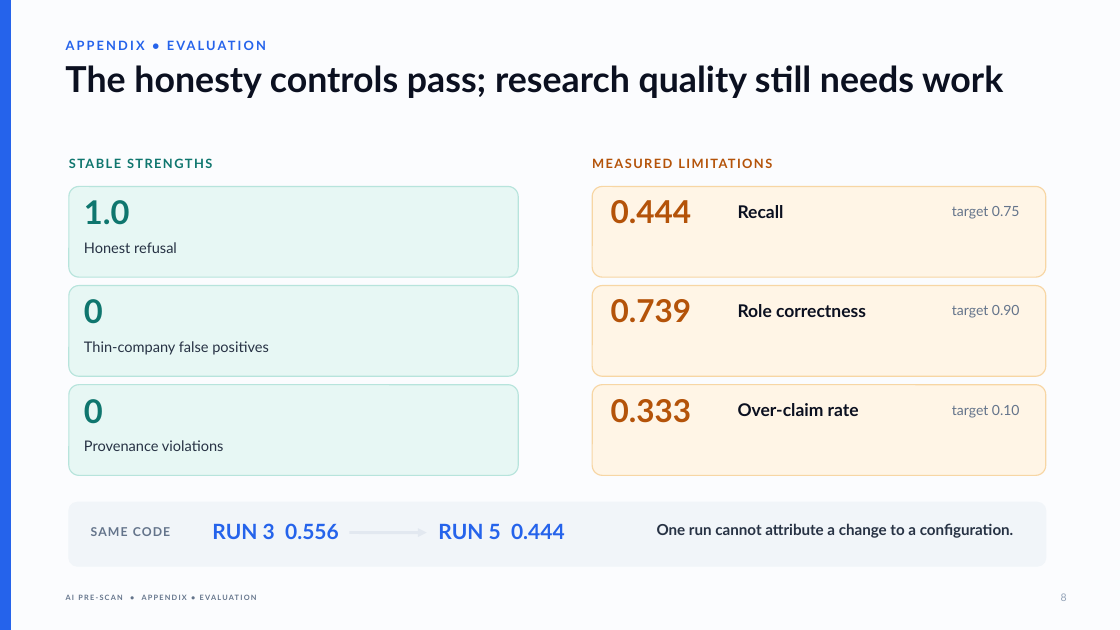
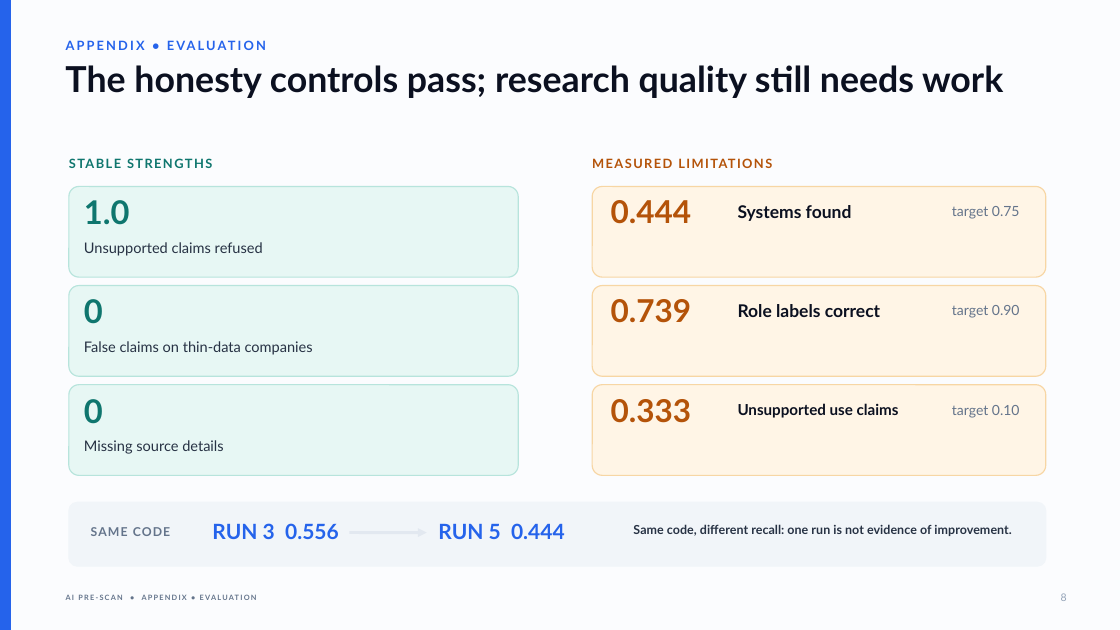
Before and after one commit to nyelugo/PROJECT-AI-Pre-Scan, a slide deck: slide 8 of docs/ai-pre-scan-presentation.pptx. Drawn at 1120x630 pixels with LibreOffice and Linux fonts; fonts in the diff are those of the drawing. Boxes give left, top, right and bottom in pixels: in the first picture for what was removed or moved away, otherwise in the second. Text is boxed around its words. In the diff, an @@ line names an element or a change of style, - is before the commit and + after.

```diff
--- a/docs/ai-pre-scan-presentation.pptx
+++ b/docs/ai-pre-scan-presentation.pptx
@@ text at <box>738,205,852,221</box>: text changed @@
-Recall
+Systems found
@@ text at <box>84,242,263,256</box>: text changed @@
-Honest refusal
+Unsupported claims refused
@@ text at <box>738,304,880,317</box>: text changed @@
-Role correctness
+Role labels correct
@@ text at <box>84,341,313,355</box>: text changed @@
-Thin-company false positives
+False claims on thin-data companies
@@ text at <box>738,403,899,418</box>: text changed; size 15 to 13 pt @@
-Over-claim rate
+Unsupported use claims
@@ text at <box>84,440,223,454</box>: text changed @@
-Provenance violations
+Missing source details
@@ text at <box>633,524,1011,536</box>: text changed; size 12.9 to 10.8 pt @@
-One run cannot attribute a change to a configuration.
+Same code, different recall: one run is not evidence of improvement.
```
Also in this commit, not shown: 5 other slides changed, 1 other file.
